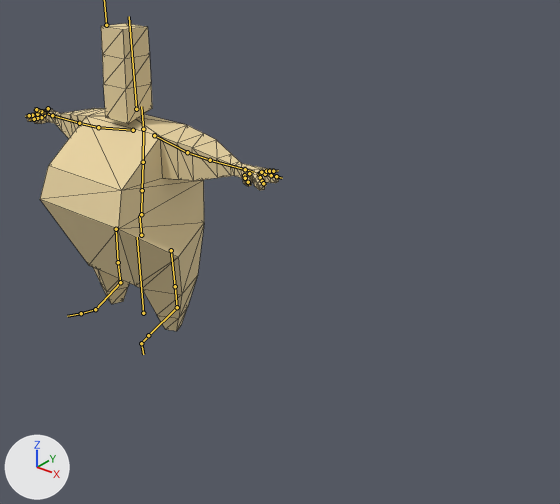
Renders of the glTF model boomer-shooter/content/models/big_guy.glb from each side of a commit.
Rendered twice from a 50 mm lens placed at (2.56, -2.14, 1.91), pointed at (0.76, 0.11, 0.52). The axes (+X, +Y, +Z) are drawn at lower left. The lights are the same throughout. The bones that bend it are drawn over the model as lines. Mesh edges are drawn as thin lines.

The first picture shows 'Skin'.
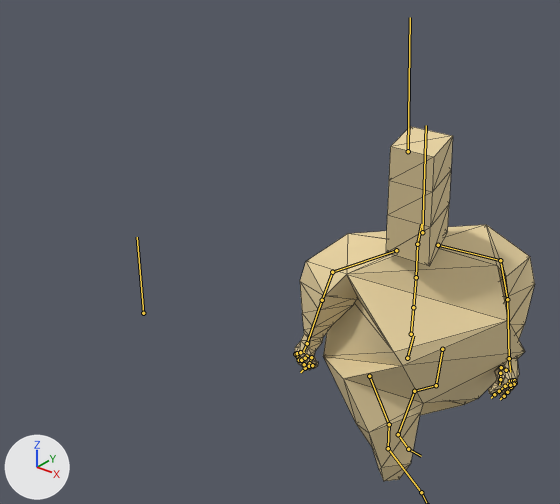
The newer file adds an action. The first version stands in its rest pose; the second is drawn at frame 22 of the action 'Left Strafe Walking'.

What the commit changed:
Bone 'Hips' (bone_hips) moves from (0.0, 0.0, 0.0) to (1.427, -0.085, 0.005).
Bone 'Hips' (bone_hips) turns from (0, 0, 0) to (-11, 74, -18) degrees about its own x, y and z.
Bone 'Spine' (bone_spine) turns from (0, 0, 0) to (5, -16, 7) degrees about its own x, y and z.
Bone 'Spine1' (bone_spine1) turns from (0, 0, 0) to (4, -7, 2) degrees about its own x, y and z.
Bone 'Spine2' (bone_spine2) turns from (0, 0, 0) to (4, -7, 2) degrees about its own x, y and z.
Bone 'Neck' (bone_neck) turns from (0, 0, 0) to (4, -6, -1) degrees about its own x, y and z.
Bone 'Head' (bone_head) turns from (0, 0, 0) to (-14, -33, 11) degrees about its own x, y and z.
Bone 'Shoulder_L' (bone_shoulder_l) turns from (0, 0, 0) to (10, 1, 9) degrees about its own x, y and z.
Bone 'Arm_L' (bone_arm_l) turns from (0, 0, 0) to (53, -6, 46) degrees about its own x, y and z.
Bone 'ForeArm_L' (bone_forearm_l) turns from (0, 0, 0) to (0, 0, 17) degrees about its own x, y and z.
Bone 'Hand_L' (bone_hand_l) turns from (0, 0, 0) to (-13, -8, 7) degrees about its own x, y and z.
Bone 'HandThumb2_L' (bone_handthumb2_l) turns from (0, 0, 0) to (-10, 14, -21) degrees about its own x, y and z.
Bone 'HandThumb3_L' (bone_handthumb3_l) turns from (0, 0, 0) to (-17, 22, 7) degrees about its own x, y and z.
Bone 'HandIndex1_L' (bone_handindex1_l) turns from (0, 0, 0) to (27, -1, -2) degrees about its own x, y and z.
Bone 'HandIndex2_L' (bone_handindex2_l) turns from (0, 0, 0) to (12, 0, -1) degrees about its own x, y and z.
Bone 'HandMiddle1_L' (bone_handmiddle1_l) turns from (0, 0, 0) to (33, 1, -5) degrees about its own x, y and z.
Bone 'HandMiddle2_L' (bone_handmiddle2_l) turns from (0, 0, 0) to (19, 0, -2) degrees about its own x, y and z.
Bone 'HandRing1_L' (bone_handring1_l) turns from (0, 0, 0) to (34, 2, -7) degrees about its own x, y and z.
Bone 'HandRing2_L' (bone_handring2_l) turns from (0, 0, 0) to (23, 0, -2) degrees about its own x, y and z.
Bone 'Shoulder_R' (bone_shoulder_r) turns from (0, 0, 0) to (9, 0, 5) degrees about its own x, y and z.
Bone 'Arm_R' (bone_arm_r) turns from (0, 0, 0) to (62, -7, -14) degrees about its own x, y and z.
Bone 'ForeArm_R' (bone_forearm_r) turns from (0, 0, 0) to (0, 0, -6) degrees about its own x, y and z.
Bone 'Hand_R' (bone_hand_r) turns from (0, 0, 0) to (-6, -6, 3) degrees about its own x, y and z.
Bone 'HandThumb1_R' (bone_handthumb1_r) turns from (0, 0, 0) to (-5, -39, 1) degrees about its own x, y and z.
Bone 'HandThumb2_R' (bone_handthumb2_r) turns from (0, 0, 0) to (10, -3, 20) degrees about its own x, y and z.
Bone 'HandThumb3_R' (bone_handthumb3_r) turns from (0, 0, 0) to (-18, 9, 7) degrees about its own x, y and z.
Bone 'HandIndex1_R' (bone_handindex1_r) turns from (0, 0, 0) to (26, 4, -6) degrees about its own x, y and z.
Bone 'HandIndex2_R' (bone_handindex2_r) turns from (0, 0, 0) to (28, 0, 2) degrees about its own x, y and z.
Bone 'HandIndex3_R' (bone_handindex3_r) turns from (0, 0, 0) to (18, 0, 1) degrees about its own x, y and z.
Bone 'HandMiddle1_R' (bone_handmiddle1_r) turns from (0, 0, 0) to (37, 1, 2) degrees about its own x, y and z.
Bone 'HandMiddle2_R' (bone_handmiddle2_r) turns from (0, 0, 0) to (25, 0, 2) degrees about its own x, y and z.
Bone 'HandMiddle3_R' (bone_handmiddle3_r) turns from (0, 0, 0) to (21, 0, 1) degrees about its own x, y and z.
Bone 'HandRing1_R' (bone_handring1_r) turns from (0, 0, 0) to (34, 1, 2) degrees about its own x, y and z.
Bone 'HandRing2_R' (bone_handring2_r) turns from (0, 0, 0) to (31, -1, 2) degrees about its own x, y and z.
Bone 'UpLeg_L' (bone_upleg_l) turns from (0, 0, 0) to (1, -16, 5) degrees about its own x, y and z.
Bone 'Leg_L' (bone_leg_l) turns from (0, 0, 0) to (-47, 5, -7) degrees about its own x, y and z.
Bone 'Foot_L' (bone_foot_l) turns from (0, 0, 0) to (-18, 1, -19) degrees about its own x, y and z.
Bone 'UpLeg_R' (bone_upleg_r) turns from (0, 0, 0) to (43, 0, 9) degrees about its own x, y and z.
Bone 'Leg_R' (bone_leg_r) turns from (0, 0, 0) to (-37, 4, -3) degrees about its own x, y and z.

Boxes [x1, y1, x2, y2] around the edits, measured in the pictures (560 x 504 px):
'Skin', posed (15% taller)
    before: [26, 23, 279, 331]
    after: [295, 126, 535, 481]
bone 'Hips', root to tip
    before: (141, 235) to (139, 215)
    after: (407, 358) to (413, 335)
bone 'Spine', root to tip
    before: (141, 214) to (142, 190)
    after: (411, 334) to (413, 307)
bone 'Spine1', root to tip
    before: (142, 190) to (143, 162)
    after: (413, 307) to (416, 277)
bone 'Spine2', root to tip
    before: (143, 162) to (143, 129)
    after: (416, 277) to (417, 244)
bone 'Neck', root to tip
    before: (143, 129) to (141, 106)
    after: (417, 244) to (421, 224)
bone 'Head', root to tip
    before: (136, 109) to (129, 16)
    after: (422, 232) to (426, 125)
bone 'Shoulder_L', root to tip
    before: (154, 135) to (187, 152)
    after: (438, 245) to (500, 260)
bone 'Arm_L', root to tip
    before: (187, 152) to (210, 160)
    after: (500, 260) to (507, 299)
bone 'ForeArm_L', root to tip
    before: (210, 160) to (245, 169)
    after: (507, 299) to (509, 358)
bone 'Hand_L', root to tip
    before: (245, 169) to (254, 172)
    after: (509, 358) to (510, 372)
bone 'HandThumb2_L', root to tip
    before: (244, 175) to (245, 178)
    after: (501, 367) to (500, 373)
bone 'HandThumb3_L', root to tip
    before: (245, 178) to (248, 182)
    after: (500, 373) to (500, 379)
bone 'HandIndex1_L', root to tip
    before: (259, 174) to (260, 177)
    after: (510, 381) to (505, 386)
bone 'HandIndex2_L', root to tip
    before: (260, 177) to (262, 181)
    after: (505, 386) to (499, 391)
bone 'HandMiddle1_L', root to tip
    before: (260, 173) to (265, 174)
    after: (512, 380) to (511, 387)
bone 'HandMiddle2_L', root to tip
    before: (265, 174) to (271, 175)
    after: (511, 387) to (507, 392)
bone 'HandRing1_L', root to tip
    before: (261, 172) to (266, 171)
    after: (514, 380) to (515, 383)
bone 'HandRing2_L', root to tip
    before: (266, 171) to (269, 171)
    after: (515, 383) to (514, 384)
bone 'Shoulder_R', root to tip
    before: (133, 130) to (98, 127)
    after: (396, 250) to (332, 272)
bone 'Arm_R', root to tip
    before: (98, 127) to (79, 123)
    after: (332, 272) to (322, 300)
bone 'ForeArm_R', root to tip
    before: (79, 123) to (52, 115)
    after: (322, 300) to (307, 343)
bone 'Hand_R', root to tip
    before: (52, 115) to (47, 113)
    after: (307, 343) to (302, 353)
bone 'HandThumb1_R', root to tip
    before: (44, 115) to (41, 117)
    after: (306, 356) to (311, 357)
bone 'HandThumb2_R', root to tip
    before: (41, 117) to (37, 118)
    after: (311, 357) to (309, 363)
bone 'HandThumb3_R', root to tip
    before: (37, 118) to (34, 119)
    after: (309, 363) to (305, 368)
bone 'HandIndex1_R', root to tip
    before: (42, 113) to (37, 114)
    after: (300, 359) to (304, 364)
bone 'HandIndex2_R', root to tip
    before: (37, 114) to (32, 115)
    after: (304, 364) to (309, 366)
bone 'HandIndex3_R', root to tip
    before: (32, 115) to (29, 115)
    after: (309, 366) to (312, 365)
bone 'HandMiddle1_R', root to tip
    before: (44, 112) to (41, 111)
    after: (298, 357) to (299, 360)
bone 'HandMiddle2_R', root to tip
    before: (41, 111) to (38, 110)
    after: (299, 360) to (301, 360)
bone 'HandMiddle3_R', root to tip
    before: (38, 110) to (36, 109)
    after: (301, 360) to (305, 358)
bone 'HandRing1_R', root to tip
    before: (46, 111) to (47, 110)
    after: (297, 355) to (295, 354)
bone 'HandRing2_R', root to tip
    before: (47, 110) to (47, 109)
    after: (295, 354) to (297, 353)
bone 'UpLeg_L', root to tip
    before: (171, 250) to (175, 286)
    after: (442, 349) to (436, 385)
bone 'Leg_L', root to tip
    before: (175, 286) to (177, 307)
    after: (436, 385) to (414, 391)
bone 'Foot_L', root to tip
    before: (177, 307) to (148, 335)
    after: (414, 391) to (398, 434)
bone 'UpLeg_R', root to tip
    before: (116, 229) to (118, 262)
    after: (369, 376) to (389, 424)
bone 'Leg_R', root to tip
    before: (118, 262) to (120, 282)
    after: (389, 424) to (388, 448)
